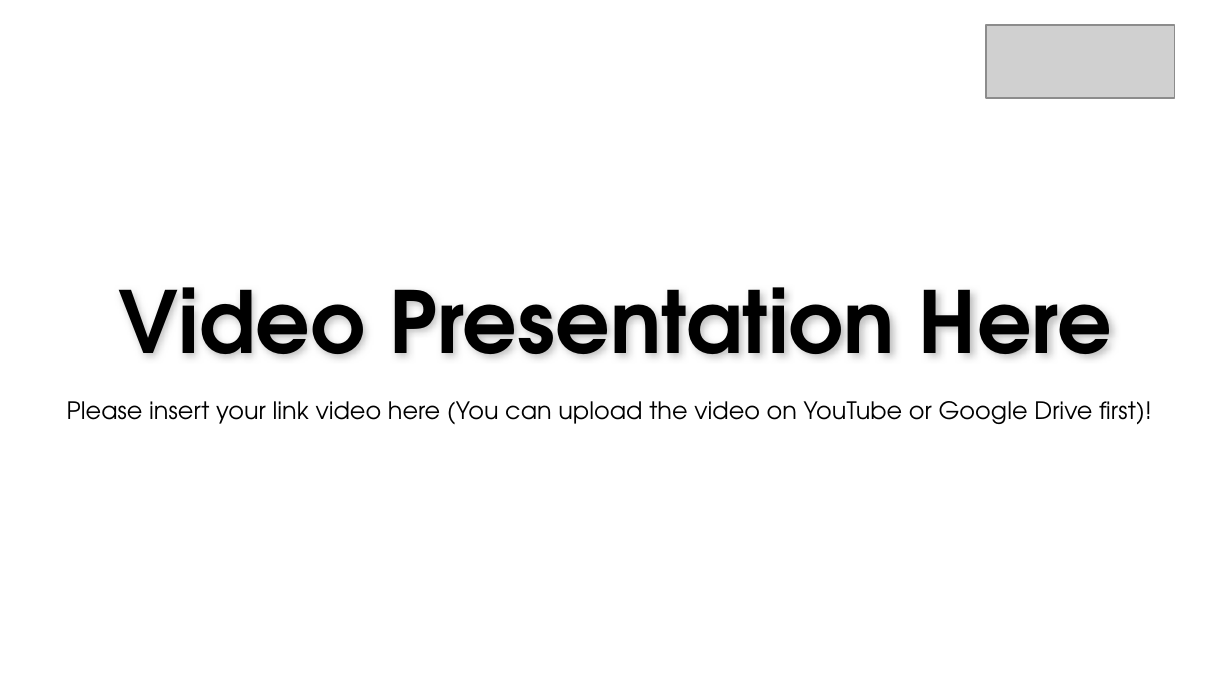
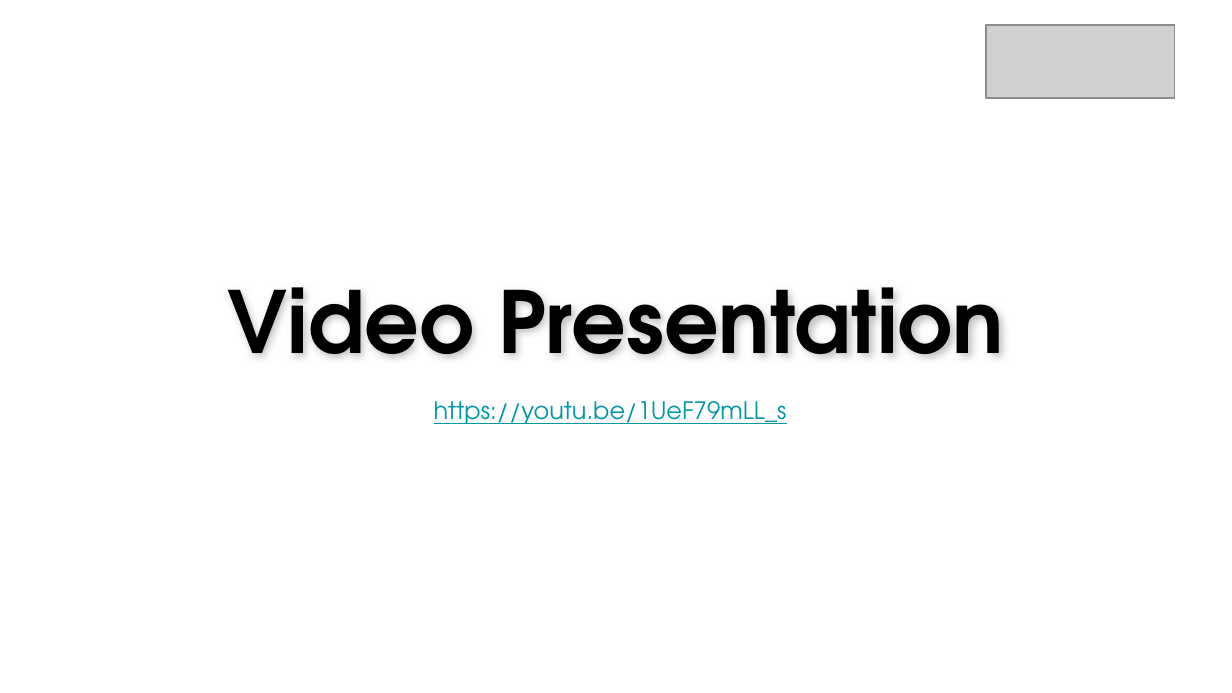
Before and after one commit to dandisatrio/vip_finaltask_IDX_DataEngineer, a slide deck: slide 25 of FinalTask_IDX Partners_DE_Bambang Satrio Gandhi.pptx (slide 24 before the commit). Drawn at 1232x693 pixels with LibreOffice and Linux fonts; fonts in the diff are those of the drawing; grey boxes stand for pictures; background and template pictures are left out. Boxes give left, top, right and bottom in pixels: in the first picture for what was removed or moved away, otherwise in the second. Text is boxed around its words. In the diff, an @@ line names an element or a change of style, - is before the commit and + after.

```diff
--- a/FinalTask_IDX Partners_DE_Bambang Satrio Gandhi.pptx
+++ b/FinalTask_IDX Partners_DE_Bambang Satrio Gandhi.pptx
@@ text at <box>228,287,1004,356</box>: text changed @@
-Video Presentation Here
+Video Presentation
@@ text at <box>434,401,787,424</box>: text changed; text colour #000000 to #0097A7 @@
-Please insert your link video here (You can upload the video on YouTube or Google Drive first)!
+https://youtu.be/1UeF79mLL_s
```
Also in this commit, not shown: 1 slide added.
